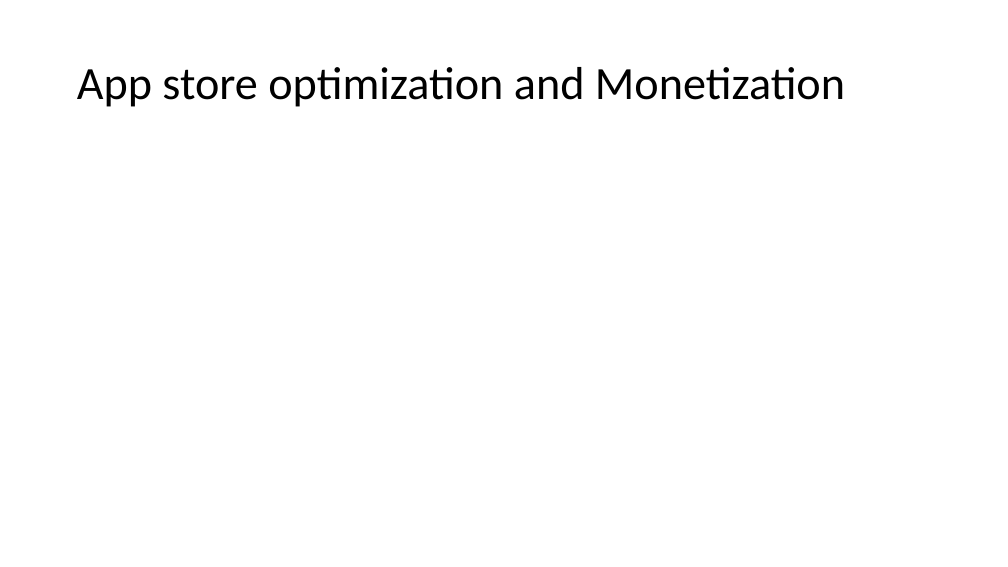
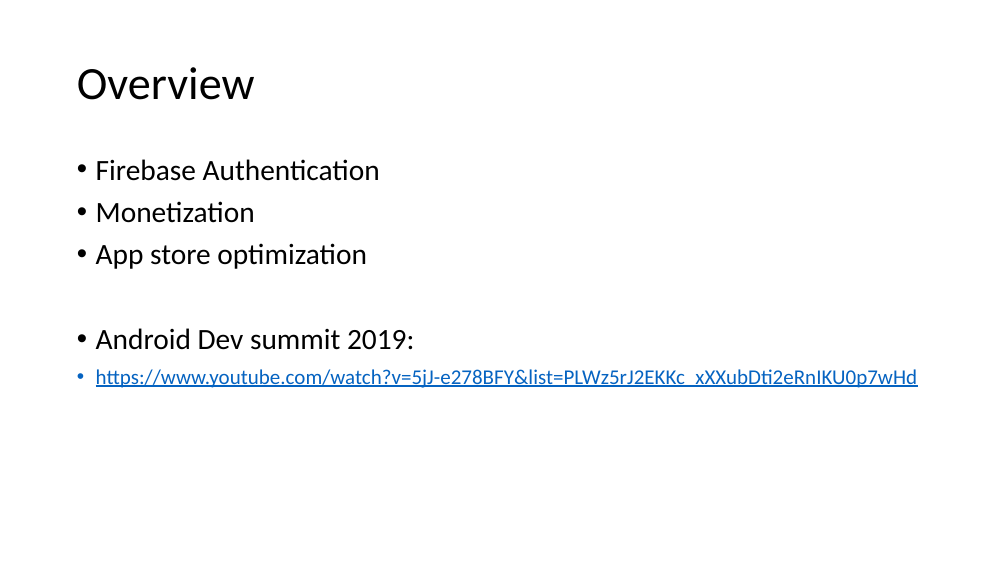
Before and after one commit to russellu/cs230, a slide deck: slide 2 of Lecture_15.pptx. Drawn at 1008x567 pixels with LibreOffice and Linux fonts; fonts in the diff are those of the drawing. Boxes give left, top, right and bottom in pixels: in the first picture for what was removed or moved away, otherwise in the second. Text is boxed around its words. In the diff, an @@ line names an element or a change of style, - is before the commit and + after.

```diff
--- a/Lecture_15.pptx
+++ b/Lecture_15.pptx
@@ title at (77, 67, 255, 100): text changed @@
-App store optimization and Monetization
+Overview
@@ text added at (96, 159, 917, 388), 20 pt, text #0563C1, underline @@
+• Firebase Authentication
+• Monetization
+• App store optimization
+• Android Dev summit 2019:
+• https://www.youtube.com/watch?v=5jJ-e278BFY&list=PLWz5rJ2EKKc_xXXubDti2eRnIKU0p7wHd
```
Also in this commit, not shown: 35 slides added.
